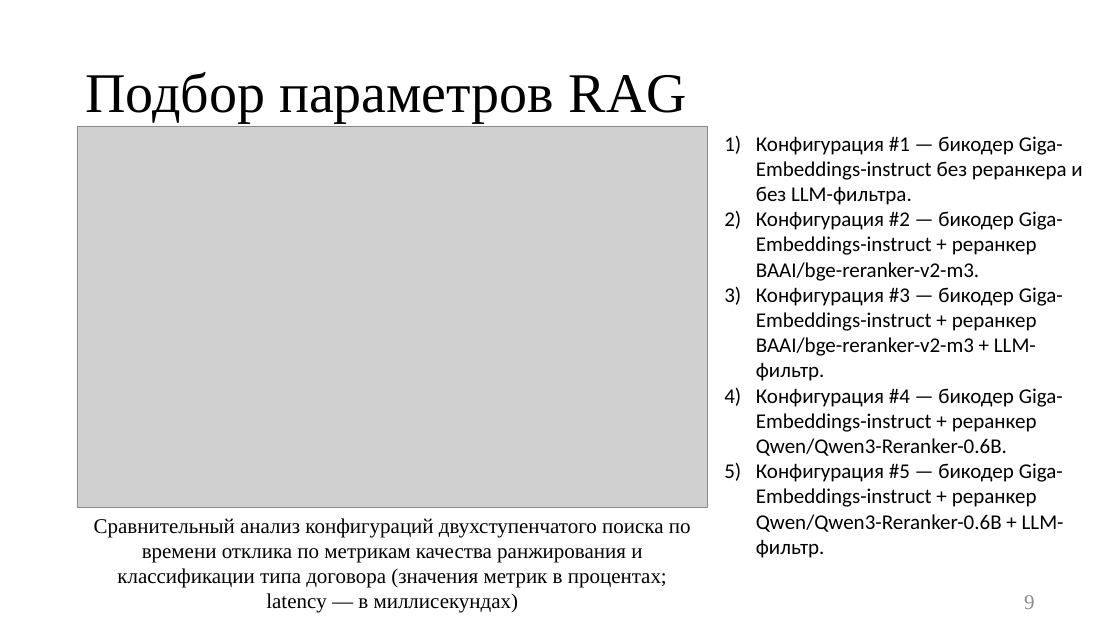
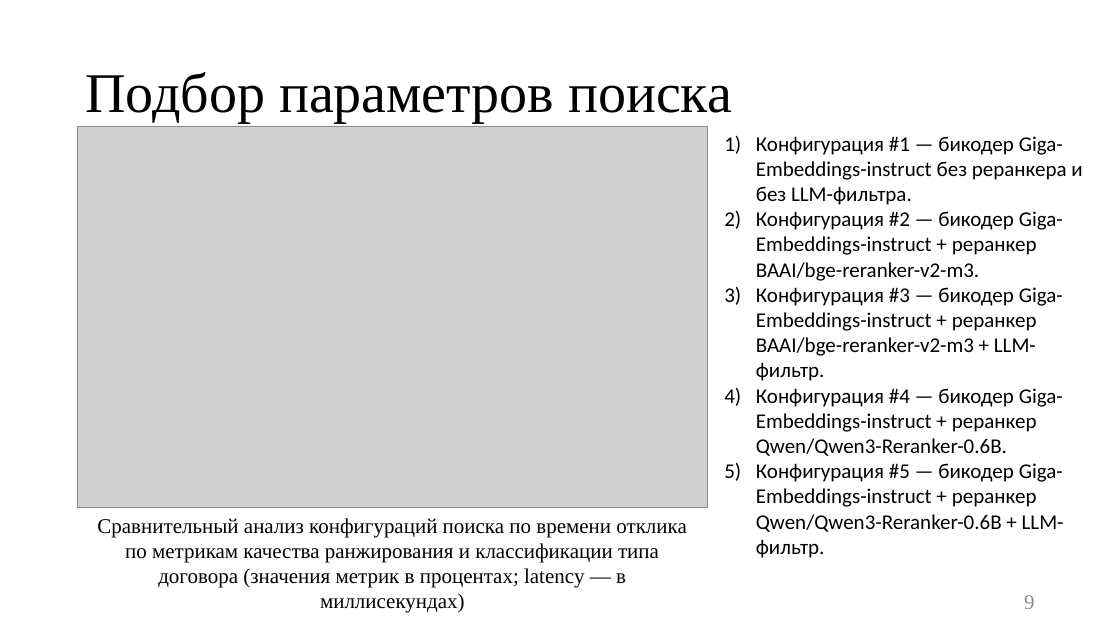
Before and after one commit to mrcirniko/vkr-tsirulev-nv, a slide deck: slide 9 of Презентация_к_ВКР_ЦирулевНВ_М8О-408Б-22.pptx. Drawn at 1120x630 pixels with LibreOffice and Linux fonts; fonts in the diff are those of the drawing; grey boxes stand for pictures. Boxes give left, top, right and bottom in pixels: in the first picture for what was removed or moved away, otherwise in the second. Text is boxed around its words. In the diff, an @@ line names an element or a change of style, - is before the commit and + after.

```diff
--- a/Презентация_к_ВКР_ЦирулевНВ_М8О-408Б-22.pptx
+++ b/Презентация_к_ВКР_ЦирулевНВ_М8О-408Б-22.pptx
@@ title at box(85, 72, 732, 123): text changed @@
-Подбор параметров RAG
+Подбор параметров поиска
@@ text at box(97, 518, 686, 613): text changed @@
-Сравнительный анализ конфигураций двухступенчатого поиска по времени отклика по метрикам качества ранжирования и классификации типа договора (значения метрик в процентах; latency — в миллисекундах)
+Сравнительный анализ конфигураций поиска по времени отклика по метрикам качества ранжирования и классификации типа договора (значения метрик в процентах; latency — в миллисекундах)
```
Also in this commit, not shown: 6 other slides changed, 1 slide added.
